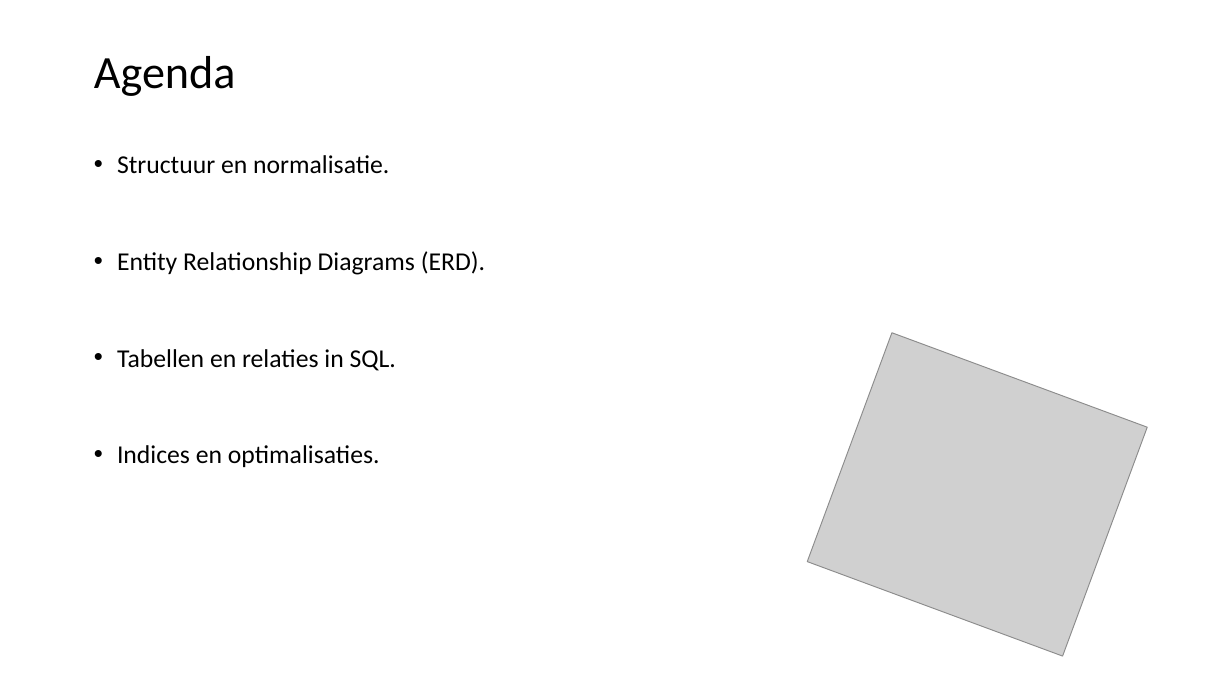
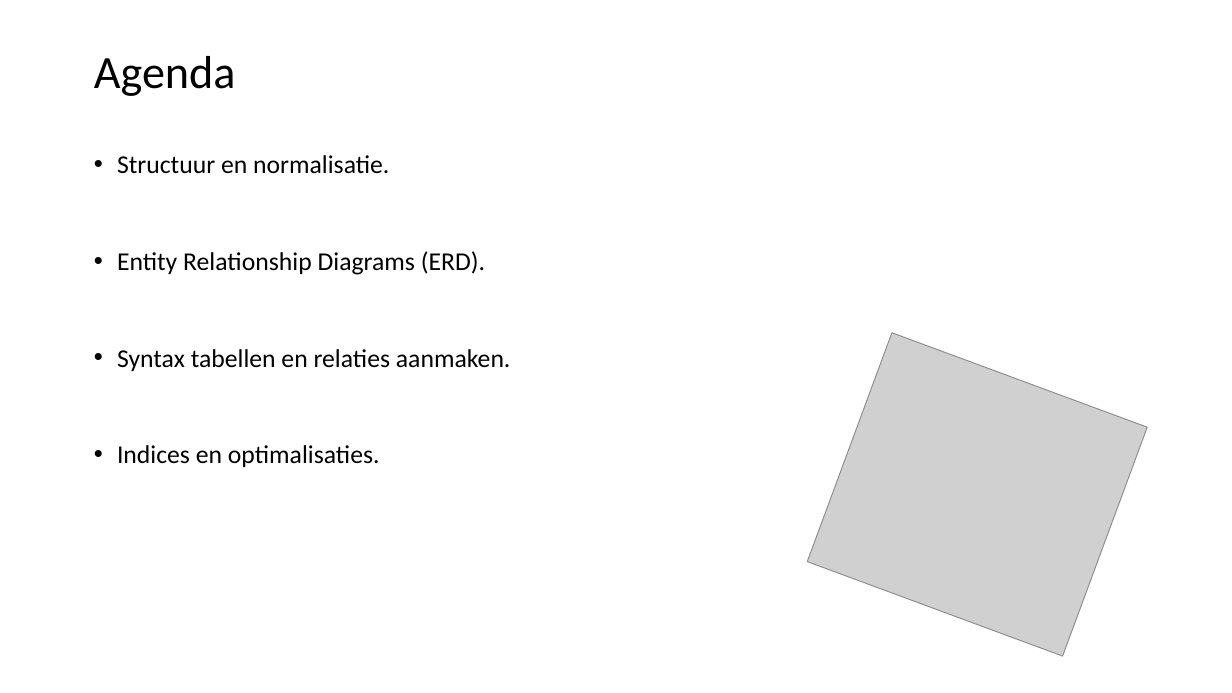
Before and after one commit to LFKoning/knowledge-sharing, a slide deck: slide 2 of sql_course_2p/2_database_design/2_database_design.pptx. Drawn at 1232x693 pixels with LibreOffice and Linux fonts; fonts in the diff are those of the drawing; grey boxes stand for pictures. Boxes give left, top, right and bottom in pixels: in the first picture for what was removed or moved away, otherwise in the second. Text is boxed around its words. In the diff, an @@ line names an element or a change of style, - is before the commit and + after.

```diff
--- a/sql_course_2p/2_database_design/2_database_design.pptx
+++ b/sql_course_2p/2_database_design/2_database_design.pptx
@@ text at box(117, 349, 511, 371): text changed @@
-• Tabellen en relaties in SQL.
+• Syntax tabellen en relaties aanmaken.
```
Also in this commit, not shown: 7 other slides changed, 2 slides added, 2 slides removed, 4 other files.
